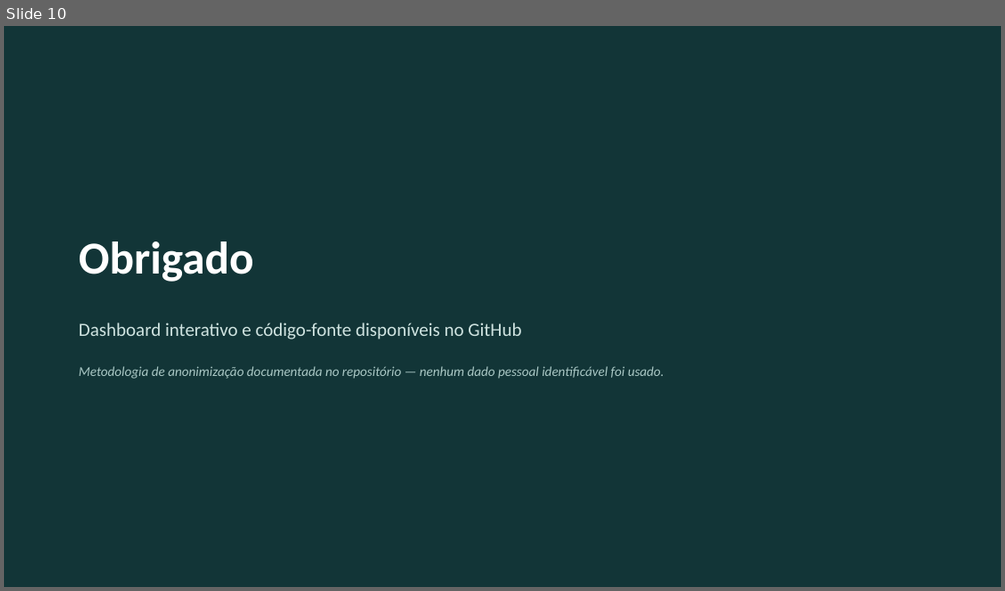
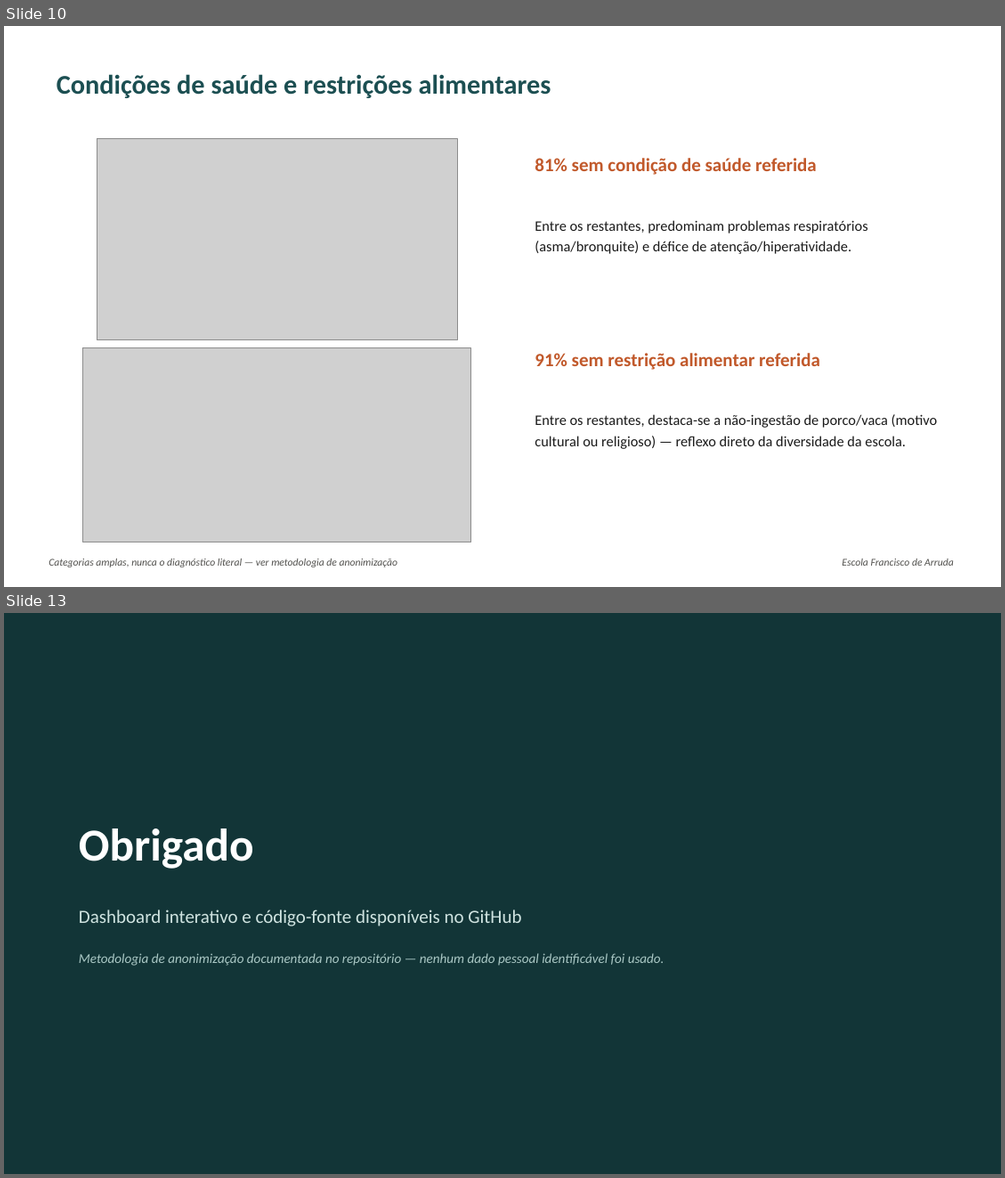
Before and after one commit to ncdomingues/escola-teip-analytics, a slide deck: slides/apresentacao.pptx. Shown one above the other, each under a label of ours: slide 10 before the commit, slides 10 and 13 after it; the slides between them are not shown. The pictures are 1005x591 and 1005x1178 pixels, drawn with LibreOffice and Linux fonts; fonts in the diff are those of the drawing; grey boxes stand for pictures. Boxes give left, top, right and bottom in pixels: in the first picture for what was removed or moved away, otherwise in the second. Text is boxed around its words. In the diff, an @@ line names an element or a change of style, - is before the commit and + after.

Commit message:
Add extended-day enrollment, activity choices, and health/dietary breakdowns
- Restrict form-gated fields (ASE, RTP, PEI, PC/Internet, oferta de escola,
  autorização de saída) to students who actually stay for extended-day
  activities - confirmed empirically that non-staying students have these
  ~90% blank, so including them understated every rate (ASE 39%->58%).
- Add categorized (never verbatim) health-condition and dietary-restriction
  breakdowns, with the same small-group suppression rule used for rare
  nationalities.
- Add activity-choice counts by rank and by grade.
- Fix a stray casing typo in the source data ("musica" vs "Música").
- Wire all of the above into the notebook, dashboard, and slide deck.

```diff
--- a/slides/apresentacao.pptx
+++ b/slides/apresentacao.pptx
@@ slide 10 added at (4, 26, 1001, 587), background #FFFFFF @@
@@ text added at (57, 74, 551, 98), 26 pt, text #1C4F52, bold @@
+Condições de saúde e restrições alimentares
@@ picture added at (97, 138, 457, 340) @@
@@ text added at (534, 158, 817, 175), 18 pt, text #C1592B, bold @@
+81% sem condição de saúde referida
@@ text added at (534, 220, 868, 254), 14 pt, text #1A1A1A @@
+Entre os restantes, predominam problemas respiratórios (asma/bronquite) e défice de atenção/hiperatividade.
@@ picture added at (83, 347, 471, 542) @@
@@ text added at (534, 353, 820, 370), 18 pt, text #C1592B, bold @@
+91% sem restrição alimentar referida
@@ text added at (534, 414, 938, 449), 14 pt, text #1A1A1A @@
+Entre os restantes, destaca-se a não-ingestão de porco/vaca (motivo cultural ou religioso) — reflexo direto da diversidade da escola.
@@ text added at (48, 558, 398, 567), 10 pt, text #52514E, italic @@
+Categorias amplas, nunca o diagnóstico literal — ver metodologia de anonimização
@@ text added at (841, 558, 954, 565), 10 pt, text #52514E, italic @@
+Escola Francisco de Arruda
@@ what was slide 10 is now slide 13 @@
```
Also in this commit, not shown: 2 slides changed, 2 other slides added, 15 other files.
